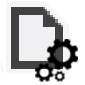
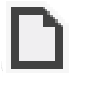
Two versions of the same layered image (85×85). Layer-by-layer changes:
hid "contoso-32" over (35, 39, 78, 82)
